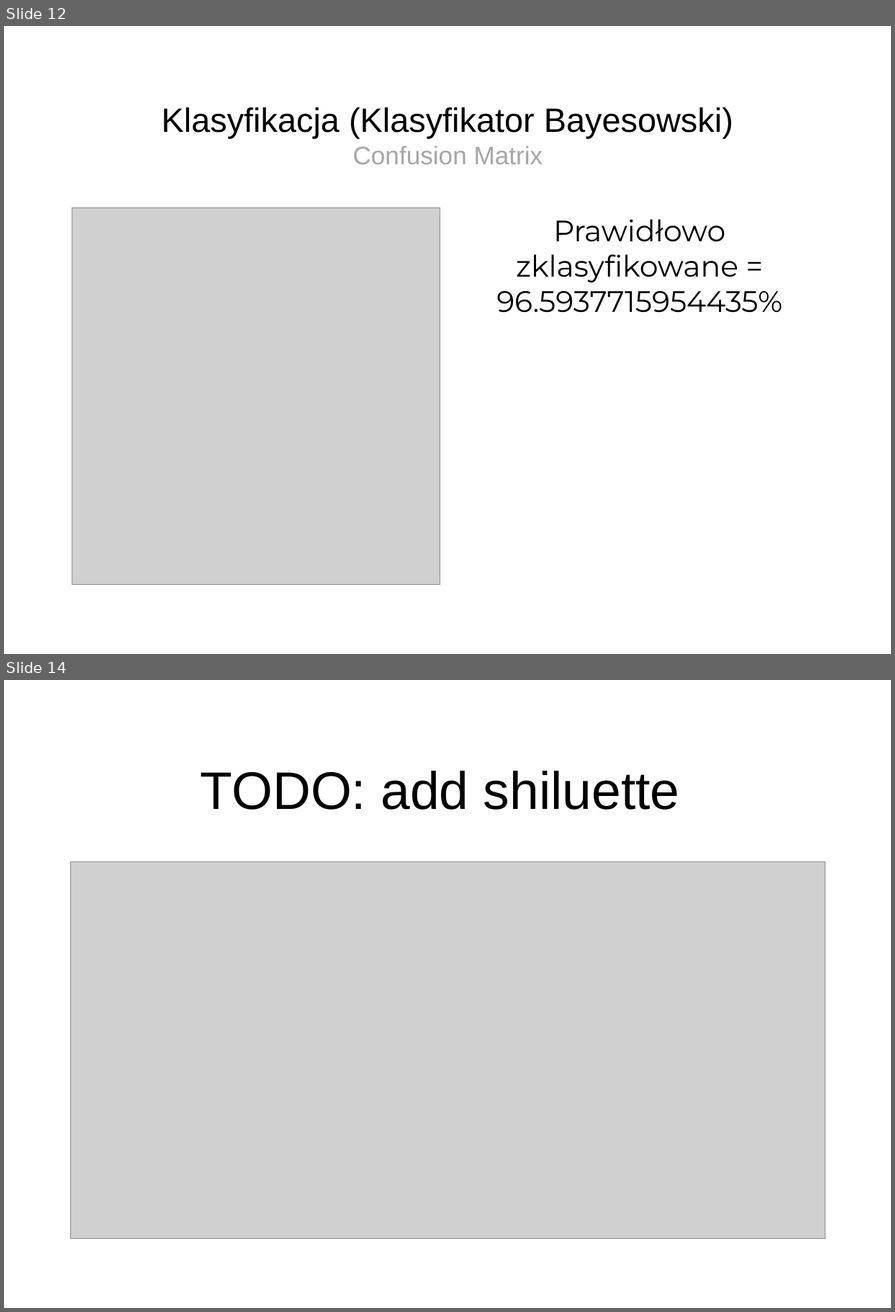
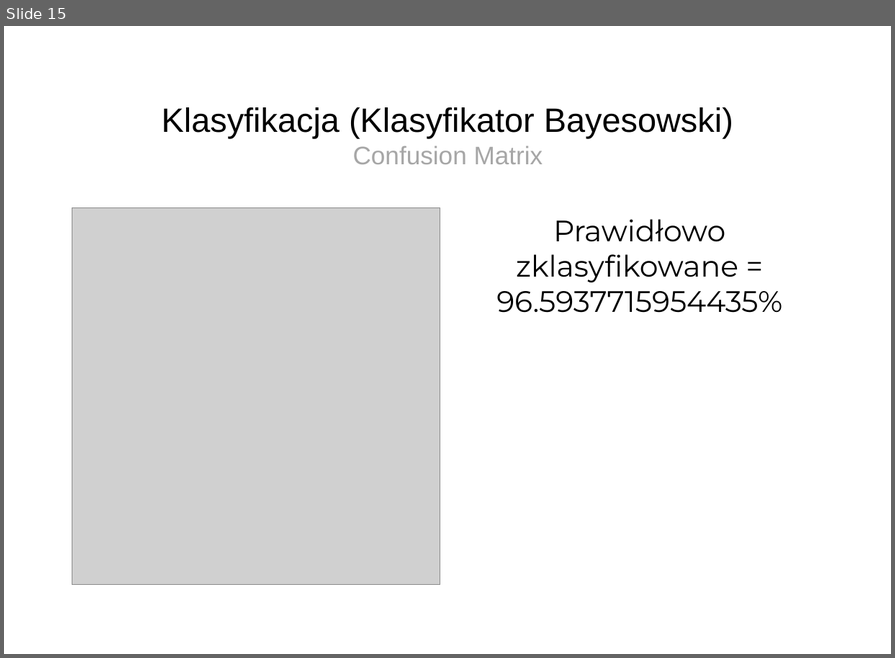
Before and after one commit to michalloska/DataExploration_Project, a slide deck: prezentacja.ppt. Shown one above the other, each under a label of ours: slides 12 and 14 before the commit, slide 15 after it; the slides between them are not shown. The pictures are 895x1312 and 895x658 pixels, drawn with LibreOffice and Linux fonts; fonts in the diff are those of the drawing; grey boxes stand for pictures; background and template pictures are left out. Boxes give left, top, right and bottom in pixels: in the first picture for what was removed or moved away, otherwise in the second. Text is boxed around its words. In the diff, an @@ line names an element or a change of style, - is before the commit and + after.

```diff
--- a/prezentacja.ppt
+++ b/prezentacja.ppt
@@ slide 14 removed at (x1=4, y1=680, x2=891, y2=1308), background picture (left out) @@
@@ title removed at (x1=201, y1=771, x2=680, y2=810) @@
-TODO: add shiluette
@@ picture removed at (x1=71, y1=861, x2=826, y2=1238) @@
@@ what was slide 12 is now slide 15 @@
```
Also in this commit, not shown: 1 slide changed, 4 slides added, 1 other slide removed.
